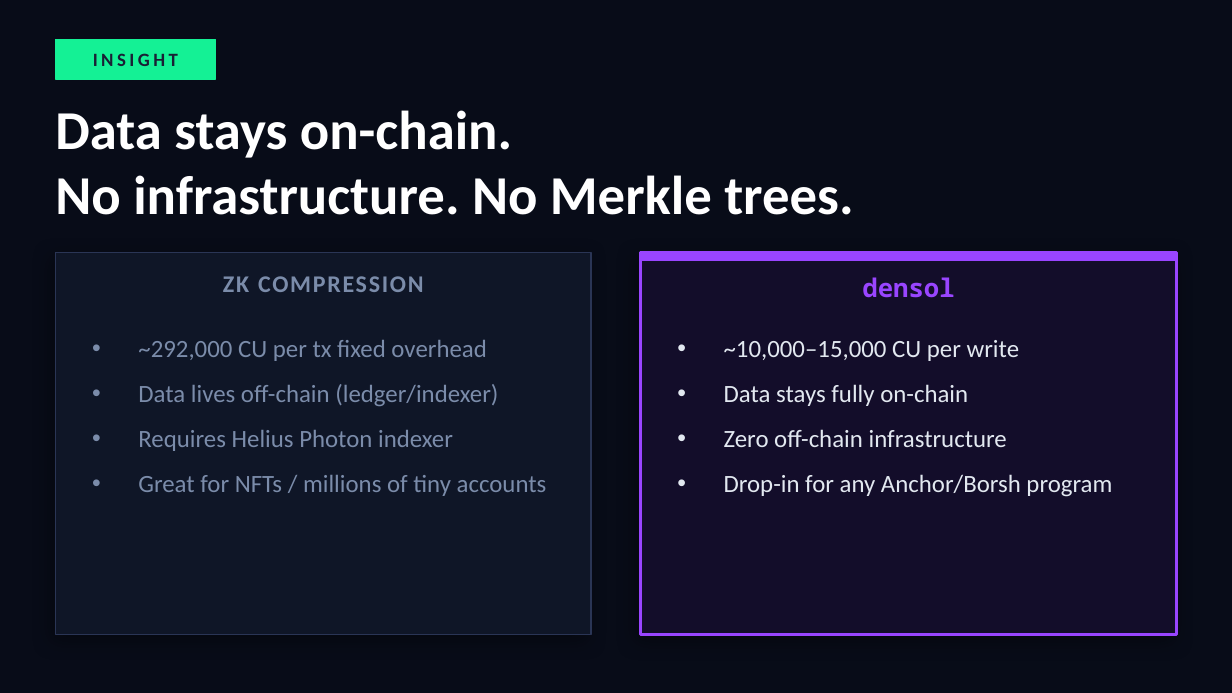
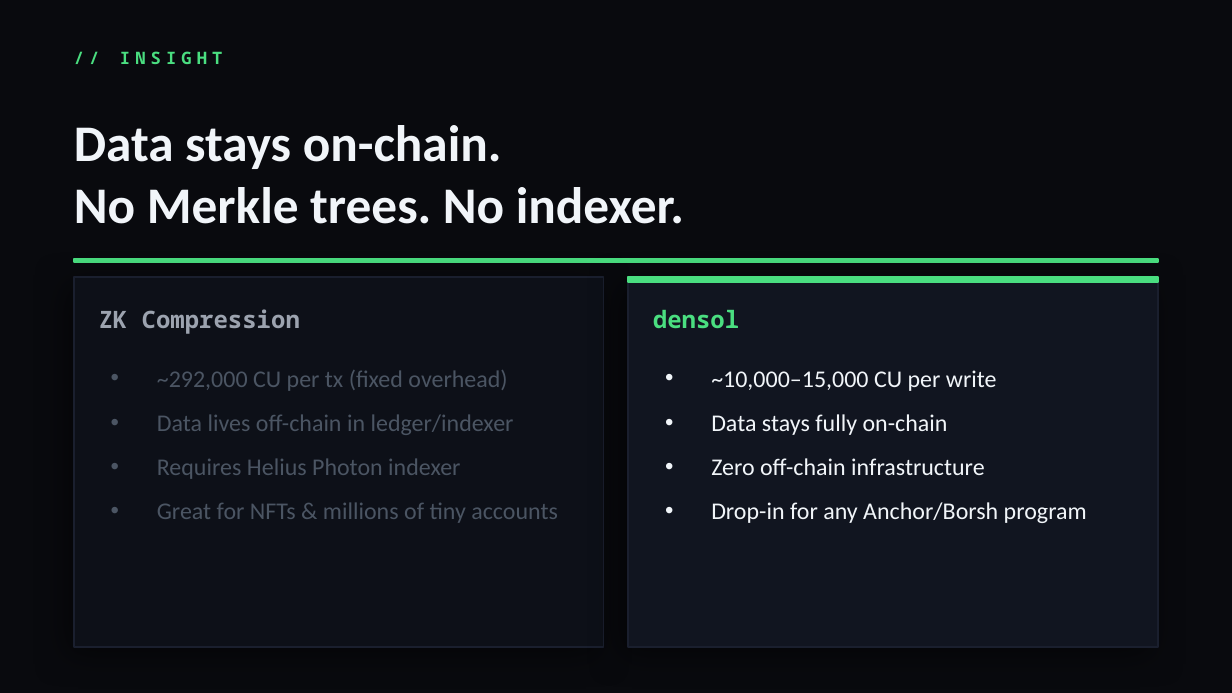
Before and after one commit to ZygmuntJakub/densol, a slide deck: slide 3 of densol_pitch.pptx. Drawn at 1232x693 pixels with LibreOffice and Linux fonts; fonts in the diff are those of the drawing. Boxes give left, top, right and bottom in pixels: in the first picture for what was removed or moved away, otherwise in the second. Text is boxed around its words. In the diff, an @@ line names an element or a change of style, - is before the commit and + after.

```diff
--- a/densol_pitch.pptx
+++ b/densol_pitch.pptx
@@ background #080C18 to #090A0E @@
@@ rectangle removed at (x1=55, y1=39, x2=216, y2=79) @@
@@ text at (x1=120, y1=51, x2=222, y2=64): text changed; size 11 to 10 pt; font Calibri to Noto Sans Mono; text colour #1A2035 to #4ADE80 @@
-INSIGHT
+// INSIGHT
@@ text "Data stays on-chain." moved from (x1=55, y1=110, x2=853, y2=215) to (x1=74, y1=125, x2=684, y2=224) @@
@@ text at (x1=74, y1=125, x2=502, y2=169): size 32 to 30 pt, text colour #FFFFFF to #F1F5F9 in "Data stays on-chain." @@
@@ text at (x1=74, y1=187, x2=684, y2=224): text changed; size 32 to 30 pt; text colour #FFFFFF to #F1F5F9 @@
-No infrastructure. No Merkle trees.
+No Merkle trees. No indexer.
@@ rectangle added at (x1=74, y1=259, x2=1158, y2=262), fill #4ADE80, outline #4ADE80 1 pt @@
@@ rectangle resized from (x1=55, y1=253, x2=591, y2=634) to (x1=74, y1=277, x2=604, y2=647) @@
@@ rectangle at (x1=74, y1=277, x2=604, y2=647): fill #0F1627 to #0D1018; outline #2A3555 1 pt to #1A1F2E 1 pt; shadow changed @@
@@ rectangle resized from (x1=641, y1=253, x2=1177, y2=634) to (x1=628, y1=277, x2=1158, y2=647) @@
@@ rectangle at (x1=628, y1=277, x2=1158, y2=647): fill #130D2A to #111520; outline #9945FF 2 pt to #1A1F2E 1 pt; shadow changed @@
@@ rectangle resized from (x1=641, y1=253, x2=1177, y2=260) to (x1=628, y1=277, x2=1158, y2=282) @@
@@ rectangle at (x1=628, y1=277, x2=1158, y2=282): fill #9945FF to #4ADE80; outline #9945FF 1 pt to #4ADE80 1 pt @@
@@ text "densol" moved from (x1=862, y1=277, x2=954, y2=298) to (x1=653, y1=310, x2=739, y2=329) @@
@@ text "densol" at (x1=653, y1=310, x2=739, y2=329): size 15 to 14 pt, text colour #9945FF to #4ADE80; alignment centre to left @@
@@ text at (x1=99, y1=309, x2=300, y2=334): text changed; font Calibri to Noto Sans Mono; text colour #7B8CAA to #9CA3AF @@
-ZK COMPRESSION
+ZK Compression
@@ text "~292,000 CU per tx (fixed ..." moved from (x1=138, y1=340, x2=547, y2=496) to (x1=157, y1=370, x2=558, y2=523) @@
@@ text "~10,000–15,000 CU per write" moved from (x1=724, y1=340, x2=1112, y2=497) to (x1=711, y1=370, x2=1087, y2=523) @@
@@ text "~10,000–15,000 CU per write" at (x1=711, y1=370, x2=1087, y2=523): size 14.5 to 14 pt, text colour #E2E8F0 to #F1F5F9 @@
@@ text at (x1=157, y1=370, x2=514, y2=435): text changed; size 14.5 to 14 pt; text colour #7B8CAA to #4B5563 @@
-• ~292,000 CU per tx fixed overhead
-• Data lives off-chain (ledger/indexer)
+• ~292,000 CU per tx (fixed overhead)
+• Data lives off-chain in ledger/indexer
@@ text at (x1=157, y1=458, x2=460, y2=479): size 14.5 to 14 pt, text colour #7B8CAA to #4B5563 in "Requires Helius Photon indexer" @@
@@ text at (x1=157, y1=502, x2=558, y2=523): text changed; size 14.5 to 14 pt; text colour #7B8CAA to #4B5563 @@
-• Great for NFTs / millions of tiny accounts
+• Great for NFTs & millions of tiny accounts
```
Also in this commit, not shown: 5 other slides changed, 1 slide added, 1 slide removed, 1 other file.
